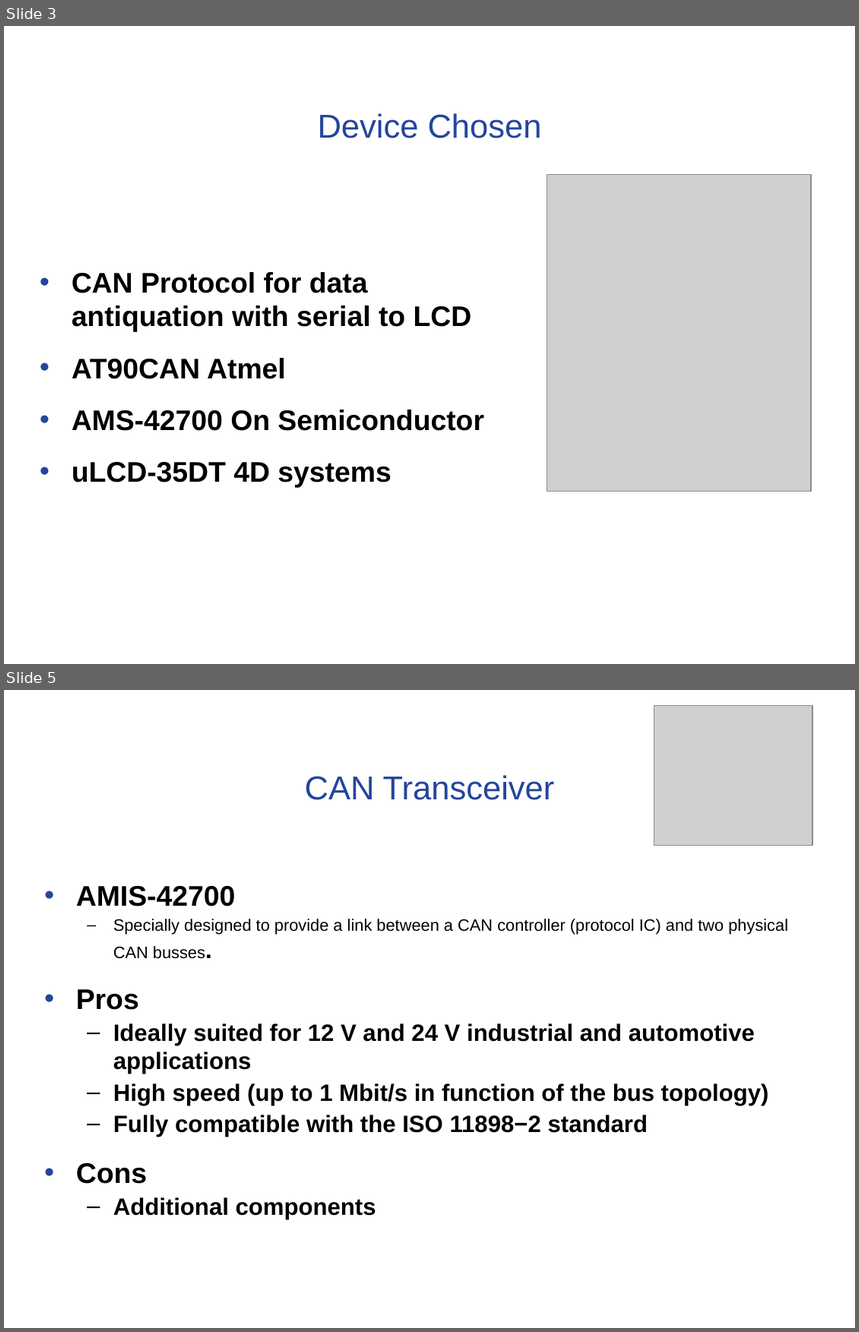
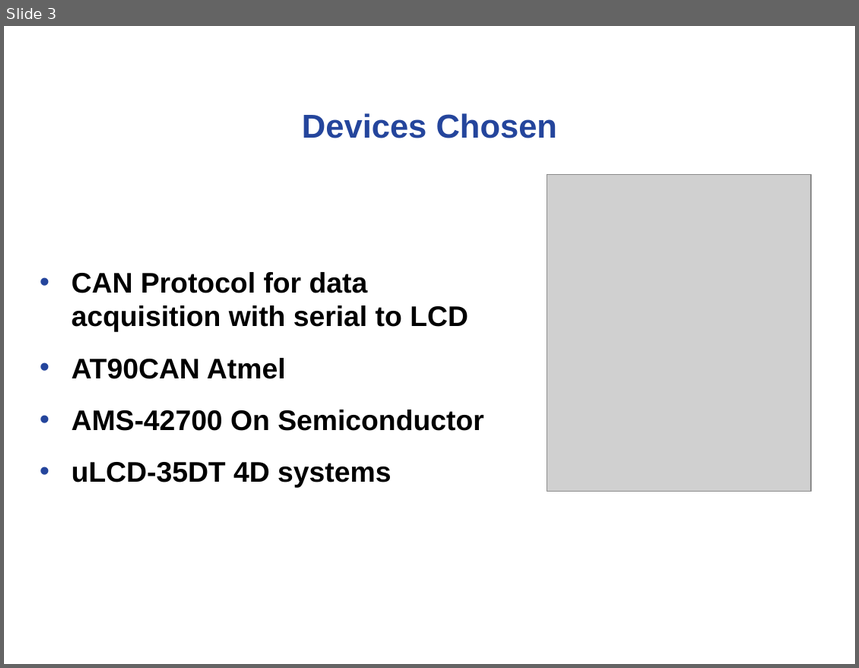
Before and after one commit to noahterickson/DigitalDash, a slide deck: Proposal/Project Proposal.ppt. Shown one above the other, each under a label of ours: slides 3 and 5 before the commit, slide 3 after it; the slides between them are not shown. The pictures are 859x1332 and 859x668 pixels, drawn with LibreOffice and Linux fonts; fonts in the diff are those of the drawing; grey boxes stand for pictures; background and template pictures are left out. Boxes give left, top, right and bottom in pixels: in the first picture for what was removed or moved away, otherwise in the second. Text is boxed around its words. In the diff, an @@ line names an element or a change of style, - is before the commit and + after.

Commit message:
Added microproc and transceiver tables

```diff
--- a/Proposal/Project Proposal.ppt
+++ b/Proposal/Project Proposal.ppt
@@ slide 5 removed at bbox=[4, 690, 855, 1328], background #FFFFFF @@
@@ picture removed at bbox=[655, 705, 813, 845] @@
@@ text removed at bbox=[305, 775, 555, 800] @@
-CAN Transceiver
@@ text removed at bbox=[76, 886, 788, 1220] @@
-• AMIS-42700
-  – Specially designed to provide a link between a CAN controller (protocol IC) and two physical CAN busses.
-• Pros
-  – Ideally suited for 12 V and 24 V industrial and automotive applications
-  – High speed (up to 1 Mbit/s in function of the bus topology)
-  – Fully compatible with the ISO 11898−2 standard
-• Cons
-  – Additional components
@@ slide 3 changed as well @@
@@ text at bbox=[302, 113, 557, 138]: text changed; bold on @@
-Device Chosen
+Devices Chosen
@@ text at bbox=[72, 272, 468, 332]: text changed @@
-• CAN Protocol for data antiquation with serial to LCD
+• CAN Protocol for data acquisition with serial to LCD
```
Also in this commit, not shown: 9 other slides changed, 2 slides added, 1 other slide removed.
